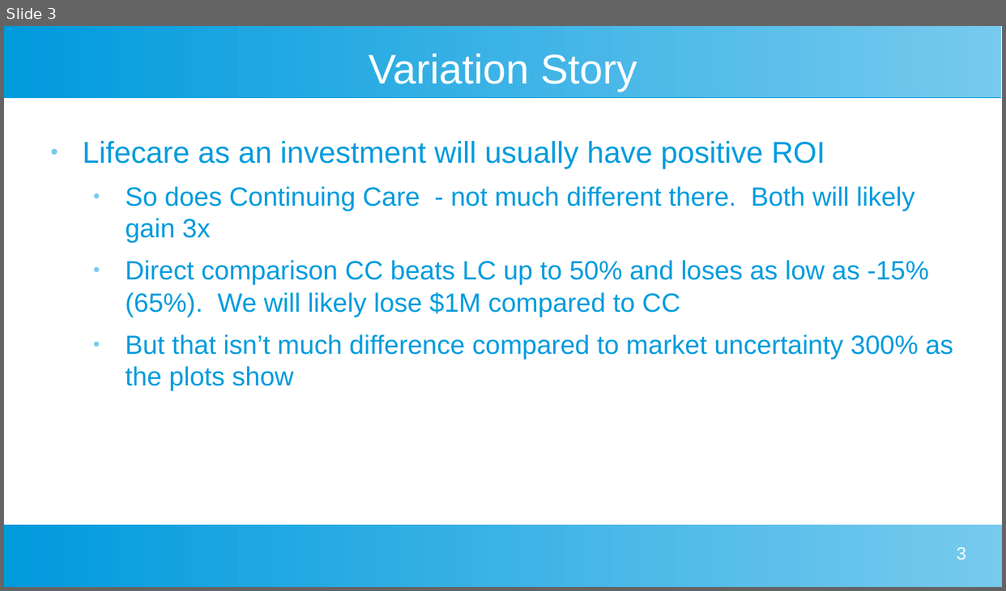
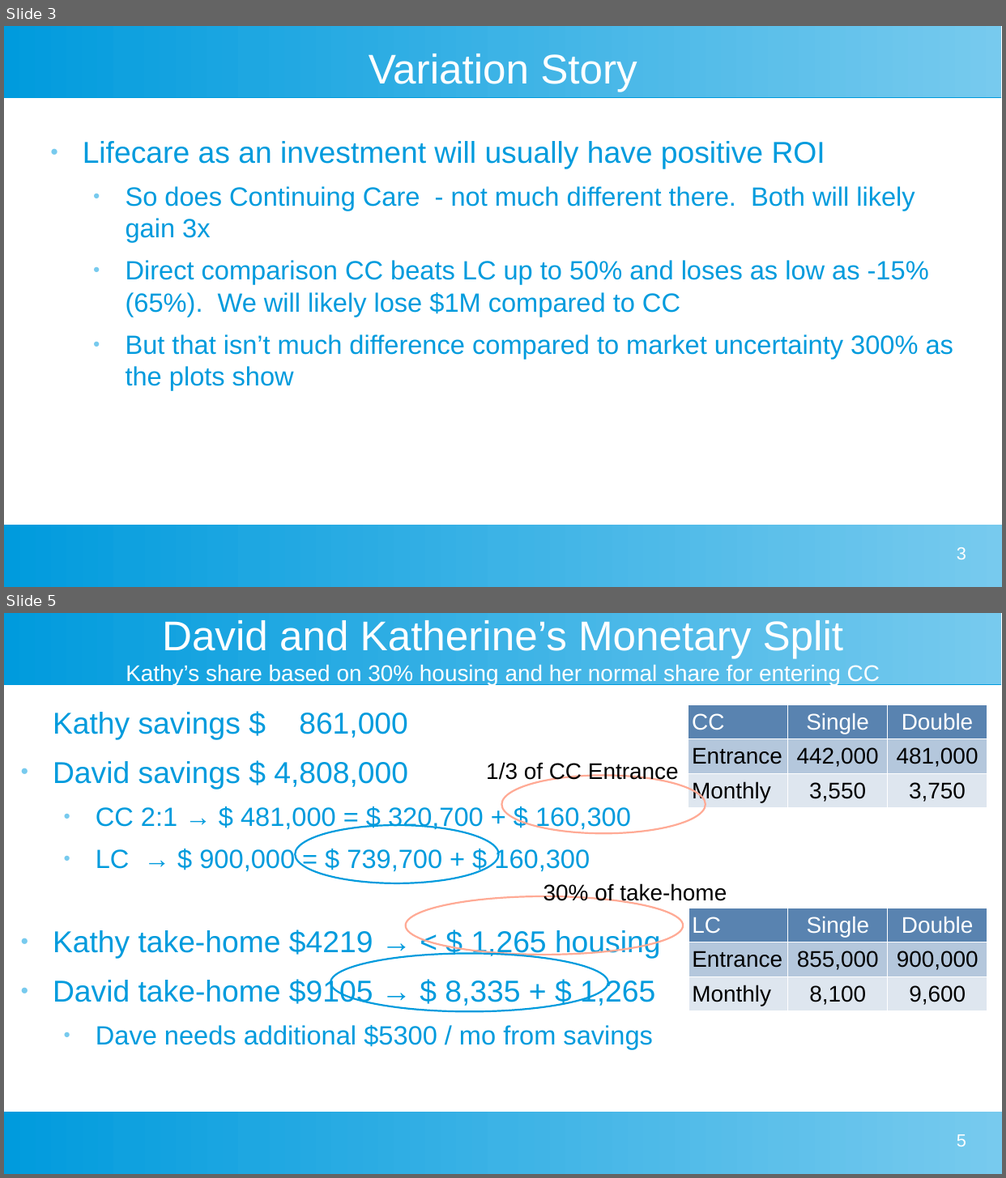
Before and after one commit to davegutz/myLifeSaver, a slide deck: Gutz Evaluation of Taylor Lifecare Advantage.odp. Shown one above the other, each under a label of ours: slide 3 before the commit, slides 3 and 5 after it; the slides between them are not shown. The pictures are 1006x591 and 1006x1178 pixels, drawn with LibreOffice and Linux fonts; fonts in the diff are those of the drawing. Boxes give left, top, right and bottom in pixels: in the first picture for what was removed or moved away, otherwise in the second. Text is boxed around its words. In the diff, an @@ line names an element or a change of style, - is before the commit and + after.

Commit message:
good draft of odp

```diff
--- a/Gutz Evaluation of Taylor Lifecare Advantage.odp
+++ b/Gutz Evaluation of Taylor Lifecare Advantage.odp
@@ slide 5 added at box(4, 613, 1002, 1174), background #FFFFFF; not listed: 2 template elements that a slide beside it also shows @@
@@ title added at box(126, 620, 880, 685), 18 pt, text #FFFFFF @@
+David and Katherine’s Monetary Split
+Kathy’s share based on 30% housing and her normal share for entering CC
@@ table added at box(688, 705, 987, 807), 3 rows, 3 columns @@
+CC | Single | Double
+Entrance | 442,000 | 481,000
+Monthly | 3,550 | 3,750
@@ text added at box(53, 712, 661, 1050), 24 pt, text #009BDD @@
+Kathy savings $ 861,000
+● David savings $ 4,808,000
+  ● CC 2:1 → $ 481,000 = $ 320,700 + $ 160,300
+  ● LC → $ 900,000 = $ 739,700 + $ 160,300
+● Kathy take-home $4219 → < $ 1,265 housing
+● David take-home $9105 → $ 8,335 + $ 1,265
+  ● Dave needs additional $5300 / mo from savings
@@ text added at box(486, 762, 679, 784), 18 pt, text #000000 @@
+1/3 of CC Entrance
@@ ellipse added at box(502, 775, 705, 833), outline #FFAA95 1.42 pt @@
@@ ellipse added at box(295, 826, 498, 884), outline #009BDD 1.42 pt @@
@@ ellipse added at box(406, 897, 683, 954), outline #FFAA95 1.42 pt @@
@@ text added at box(543, 884, 727, 905), 18 pt, text #000000 @@
+30% of take-home
@@ table added at box(688, 908, 987, 1012), 3 rows, 3 columns @@
+LC | Single | Double
+Entrance | 855,000 | 900,000
+Monthly | 8,100 | 9,600
@@ ellipse added at box(331, 953, 608, 1012), outline #009BDD 1.42 pt @@
@@ page number added at box(957, 1135, 966, 1147), 14 pt, text #FFFFFF @@
+5
```
Also in this commit, not shown: 1 other slide added, 1 slide removed, 1 other file.
